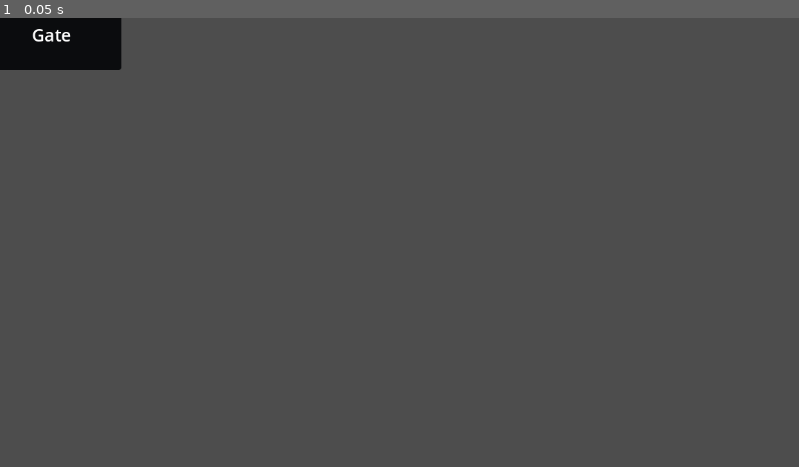
Above: before the commit, frame 1.
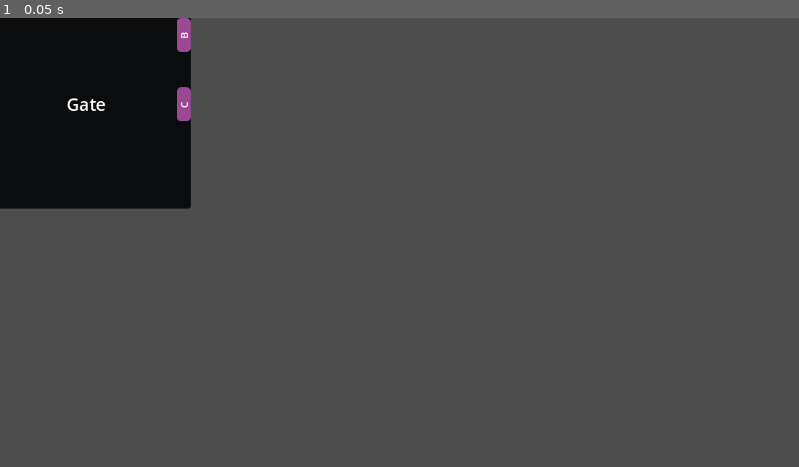
Above: after the commit, the same moment.

Repository: Frank-styding/dlogic
Game: Godot game, scene res://Components/Gate/Gate.tscn
Same seed, same stepped clock (60 frames per second), same inputs: the game is played once before the commit and once after it.
Inputs:
- Up to frame 1 (0.05 s): no input

The runs differ from the first frame. In frame 1, 8.5% of the frame differs, in the area x 0-24%, y 0-43%.

Commit message:
dinamyc connection and dinamyc gate

Diff:
--- a/Components/Gate/Connection.gd
+++ b/Components/Gate/Connection.gd
@@ -2,9 +2,16 @@
 class_name GateConnection
 extends Panel
 
-@onready var label = $CenterContainer/Label;
+signal mouse_click(data:Dictionary)
+signal mouse_unclick(data:Dictionary)
+
 
 var box = StyleBoxFlat.new()
+var _max
+var _min
+
+@onready var label = $CenterContainer/Label as Label;
+@onready var center_container = $CenterContainer
 
 @export_color_no_alpha var color:Color = Color.hex(0x000000ff):
 	set(value):
@@ -16,13 +23,81 @@
 		box.set_corner_radius_all(value)
 		border_radius = value
 
+@export var real_size: Vector2:
+	set(value):
+		_max = value.x
+		_min = value.y
+		set_size(Vector2(_max,_min))
+		real_size = value
+
+
+var data:Dictionary
 func _ready():
+	set_size(Vector2(_max,_min))
 	self.set("theme_override_styles/panel",box)
 
-
-func flip():
-	var _size = Vector2(size.y,size.x)
-	set_size(_size)
+	if data:
+		set_connection_name(data["name"])
+		rotate_for_position(data["position"])
 
 func set_connection_name(_name:String):
-	label.set_name(_name)
+	if label == null:
+		return
+	label.text = _name
+
+func rotate_for_position(_position:int):
+	if not center_container:
+		return
+
+	var _size;
+	if _position % 2 == 0:
+		_size = Vector2(_max,_min)
+	elif _position % 2 == 1:
+		_size = Vector2(_min,_max)
+
+	set("custom_minimum_size",_size)
+	set_size(_size)
+	position = -size/2
+	center_container.set_size(Vector2(_max,_min))
+
+	center_container.pivot_offset = size/2
+	center_container.rotation = -PI/2 * _position
+	center_container.pivot_offset = Vector2(0,0)
+
+	var _diff = (center_container.size.y - _min)/2
+
+	if _position == 0:
+		center_container.position=Vector2(0,-_diff)
+	elif _position == 1:
+		center_container.position = Vector2(-_diff,_max)
+	elif _position == 2:
+		center_container.position = Vector2(_max,_min + _diff)
+	elif _position == 3:
+		center_container.position = Vector2(_min+_diff,0)
+
+
+func set_data(_data:Dictionary):
+	data = _data
+
+
+var mouse_inside = false
+var first_click = true
+
+func _on_mouse_entered():
+	mouse_inside = true
+
+func _on_mouse_exited():
+	mouse_inside = false
+
+func _input(event):
+	if not mouse_inside:
+		return
+
+	if event is InputEventMouseButton:
+		if event.button_index == MOUSE_BUTTON_LEFT and event.is_pressed() and first_click:
+			mouse_click.emit(data)
+			first_click = false
+		else:
+			if not first_click:
+				mouse_unclick.emit(data)
+			first_click = true
--- a/Components/Gate/Connection.tscn
+++ b/Components/Gate/Connection.tscn
@@ -2,31 +2,49 @@
 
 [ext_resource type="Script" path="res://Components/Gate/Connection.gd" id="1_3c6xe"]
 
-[sub_resource type="StyleBoxFlat" id="StyleBoxFlat_j4yk4"]
-bg_color = Color(0.243758, 0.594333, 0.609953, 1)
-corner_radius_top_left = 5
-corner_radius_top_right = 5
-corner_radius_bottom_right = 5
-corner_radius_bottom_left = 5
+[sub_resource type="StyleBoxFlat" id="StyleBoxFlat_tr1qd"]
+bg_color = Color(0.606419, 0.28215, 0.585482, 1)
+corner_radius_top_left = 6
+corner_radius_top_right = 6
+corner_radius_bottom_right = 6
+corner_radius_bottom_left = 6
 
 [node name="Connection" type="Panel"]
 custom_minimum_size = Vector2(49, 15)
-offset_right = 49.0
-offset_bottom = 15.0
-theme_override_styles/panel = SubResource("StyleBoxFlat_j4yk4")
+anchors_preset = -1
+anchor_left = -0.026
+anchor_top = 0.005
+anchor_right = -0.026
+anchor_bottom = 0.005
+offset_left = 5.452
+offset_top = -10.74
+offset_right = 54.452
+offset_bottom = 9.26
+pivot_offset = Vector2(7.5, 24.5)
+theme_override_styles/panel = SubResource("StyleBoxFlat_tr1qd")
 script = ExtResource("1_3c6xe")
-color = Color(0.243758, 0.594333, 0.609953, 1)
-border_radius = 5
+color = Color(0.606419, 0.28215, 0.585482, 1)
+border_radius = 6
+real_size = Vector2(49, 20)
 
 [node name="CenterContainer" type="CenterContainer" parent="."]
+layout_direction = 2
 layout_mode = 1
 anchors_preset = 15
 anchor_right = 1.0
 anchor_bottom = 1.0
+offset_top = -3.5
+offset_bottom = 3.5
 grow_horizontal = 2
 grow_vertical = 2
 
 [node name="Label" type="Label" parent="CenterContainer"]
+custom_minimum_size = Vector2(14, 0)
 layout_mode = 2
 theme_override_font_sizes/font_size = 15
 text = "A"
+horizontal_alignment = 1
+vertical_alignment = 1
+
+[connection signal="mouse_entered" from="." to="." method="_on_mouse_entered"]
+[connection signal="mouse_exited" from="." to="." method="_on_mouse_exited"]
--- a/Components/Gate/Gate.gd
+++ b/Components/Gate/Gate.gd
@@ -15,9 +15,10 @@
 @onready var left_container = $LeftMargin/LeftContainer as Container
 @onready var right_container = $RightMargin/RightContainer as Container
 
-#
-#@onready var conection = preload("res://Components/Gate/Connection.tscn") #panel
-#
+
+@onready var conection = preload("res://Components/Gate/Connection.tscn") #panel
+
+
 @export var connection_width: int = 49:
 	set(value):
 		connection_width = value
@@ -46,4 +47,53 @@
 var cell_size = 100
 
 func _ready():
+	cell_size = GridData.cell_size
 	update_container_separation()
+
+	from_data({
+		"dimention":Vector2i(3,3),
+		"connections":[
+			{
+				"name":"B",
+				"position":1
+			},
+			{
+				"name":"C",
+				"position":1
+			}
+		]
+	})
+
+
+func from_data(data:Dictionary):
+	set_dimention(data["dimention"])
+	create_conections(data["connections"])
+
+
+
+var dimention = Vector2i(1,1)
+func set_dimention(n_dimention:Vector2i):
+	set_size(n_dimention * GridData.cell_size)
+	dimention = n_dimention
+
+func get_container(_position:int):
+	if _position == 0:
+		return bottom_container
+	if _position == 1:
+		return right_container
+	if _position == 2:
+		return top_container
+	if _position == 3:
+		return left_container
+
+func connection_click(data:Dictionary):
+	print(data["name"])
+
+func create_conections(data:Array):
+	for connection_data in data:
+		var _position = connection_data["position"] as int
+		var container = get_container(_position)
+		var n_conection = conection.instantiate() as GateConnection
+		n_conection.mouse_click.connect(connection_click)
+		n_conection.set_data(connection_data)
+		container.add_child(n_conection)
--- a/Components/Gate/Gate.tscn
+++ b/Components/Gate/Gate.tscn
@@ -1,7 +1,6 @@
-[gd_scene load_steps=6 format=3 uid="uid://cpfuow0xwosx2"]
+[gd_scene load_steps=3 format=3 uid="uid://cpfuow0xwosx2"]
 
 [ext_resource type="Script" path="res://Components/Gate/Gate.gd" id="1_mgbci"]
-[ext_resource type="PackedScene" uid="uid://dgebcrstkcbmj" path="res://Components/Gate/Connection.tscn" id="2_fgggy"]
 
 [sub_resource type="StyleBoxFlat" id="StyleBoxFlat_tfs0u"]
 bg_color = Color(0.0434614, 0.0480908, 0.0543672, 1)
@@ -10,26 +9,12 @@
 corner_radius_bottom_right = 4
 corner_radius_bottom_left = 4
 
-[sub_resource type="StyleBoxFlat" id="StyleBoxFlat_5vfmn"]
-bg_color = Color(0.243758, 0.594333, 0.609953, 1)
-corner_radius_top_left = 5
-corner_radius_top_right = 5
-corner_radius_bottom_right = 5
-corner_radius_bottom_left = 5
-
-[sub_resource type="StyleBoxFlat" id="StyleBoxFlat_a05hd"]
-bg_color = Color(0.243758, 0.594333, 0.609953, 1)
-corner_radius_top_left = 5
-corner_radius_top_right = 5
-corner_radius_bottom_right = 5
-corner_radius_bottom_left = 5
-
 [node name="Gate" type="Panel"]
 custom_minimum_size = Vector2(200, 100)
 offset_left = -25.0
 offset_top = -25.0
-offset_right = 175.0
-offset_bottom = 75.0
+offset_right = 275.0
+offset_bottom = 275.0
 theme_override_styles/panel = SubResource("StyleBoxFlat_tfs0u")
 script = ExtResource("1_mgbci")
 
@@ -56,7 +41,6 @@
 grow_horizontal = 2
 grow_vertical = 0
 theme_override_constants/margin_left = 25
-theme_override_constants/margin_right = 15
 
 [node name="BottomContainer" type="HBoxContainer" parent="BottomMargin"]
 layout_mode = 2
@@ -69,20 +53,10 @@
 offset_bottom = 15.0
 grow_horizontal = 2
 theme_override_constants/margin_left = 25
-theme_override_constants/margin_right = 15
-theme_override_constants/margin_bottom = 1
 
 [node name="TopContainer" type="HBoxContainer" parent="TopMargin"]
 layout_mode = 2
 theme_override_constants/separation = 51
-
-[node name="Connection" parent="TopMargin/TopContainer" instance=ExtResource("2_fgggy")]
-layout_mode = 2
-theme_override_styles/panel = SubResource("StyleBoxFlat_5vfmn")
-
-[node name="Connection2" parent="TopMargin/TopContainer" instance=ExtResource("2_fgggy")]
-layout_mode = 2
-theme_override_styles/panel = SubResource("StyleBoxFlat_a05hd")
 
 [node name="RightMargin" type="MarginContainer" parent="."]
 layout_mode = 1
@@ -94,7 +68,6 @@
 grow_horizontal = 0
 grow_vertical = 2
 theme_override_constants/margin_top = 25
-theme_override_constants/margin_bottom = 15
 
 [node name="RightContainer" type="VBoxContainer" parent="RightMargin"]
 layout_mode = 2
@@ -107,8 +80,12 @@
 offset_right = 15.0
 grow_vertical = 2
 theme_override_constants/margin_top = 25
-theme_override_constants/margin_bottom = 15
 
 [node name="LeftContainer" type="VBoxContainer" parent="LeftMargin"]
 layout_mode = 2
 theme_override_constants/separation = 51
+
+[connection signal="mouse_entered" from="RightMargin/RightContainer/Connection" to="RightMargin/RightContainer/Connection" method="_on_mouse_entered"]
+[connection signal="mouse_exited" from="RightMargin/RightContainer/Connection" to="RightMargin/RightContainer/Connection" method="_on_mouse_exited"]
+[connection signal="mouse_entered" from="RightMargin/RightContainer/@Panel@452376" to="RightMargin/RightContainer/@Panel@452376" method="_on_mouse_entered"]
+[connection signal="mouse_exited" from="RightMargin/RightContainer/@Panel@452376" to="RightMargin/RightContainer/@Panel@452376" method="_on_mouse_exited"]
--- a/Scenes/Editor/Editor.tscn
+++ b/Scenes/Editor/Editor.tscn
@@ -1,8 +1,7 @@
-[gd_scene load_steps=6 format=3 uid="uid://lltg4jfihoew"]
+[gd_scene load_steps=5 format=3 uid="uid://lltg4jfihoew"]
 
 [ext_resource type="Script" path="res://Scenes/Editor/Editor.gd" id="1_s8e0s"]
 [ext_resource type="PackedScene" uid="uid://bdd081fq1xikt" path="res://Components/Camera/Camera.tscn" id="2_tqaa3"]
-[ext_resource type="Texture2D" uid="uid://cwqbr7c6s5yy4" path="res://icon.svg" id="3_oa8tj"]
 [ext_resource type="PackedScene" uid="uid://b5why34vmnua7" path="res://Components/Grid/Grid.tscn" id="3_pised"]
 [ext_resource type="PackedScene" uid="uid://cpfuow0xwosx2" path="res://Components/Gate/Gate.tscn" id="5_aud1p"]
 
@@ -12,16 +11,12 @@
 [node name="Camera" parent="." instance=ExtResource("2_tqaa3")]
 
 [node name="Grid" parent="." instance=ExtResource("3_pised")]
-
-[node name="Icon" type="Sprite2D" parent="."]
-position = Vector2(576, 324)
-scale = Vector2(0.781, 0.781)
-texture = ExtResource("3_oa8tj")
+position = Vector2(577, 320)
 
 [node name="Gate" parent="." instance=ExtResource("5_aud1p")]
 offset_left = 526.0
 offset_top = 274.0
-offset_right = 726.0
-offset_bottom = 374.0
+offset_right = 826.0
+offset_bottom = 574.0
 
 [connection signal="update" from="Camera" to="Grid" method="_on_camera_update"]
